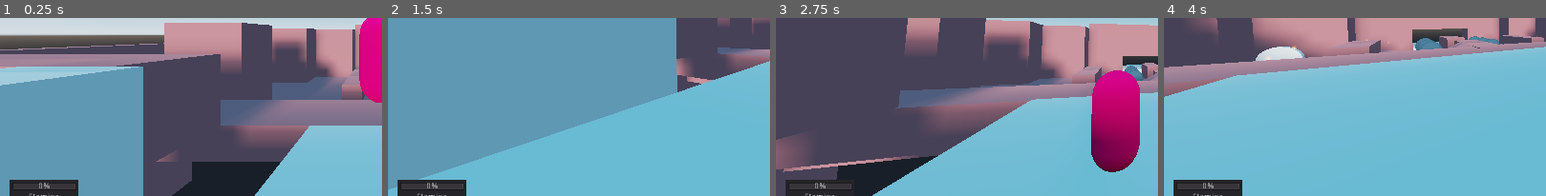
Above: before the commit, frames 1-4 (left to right).
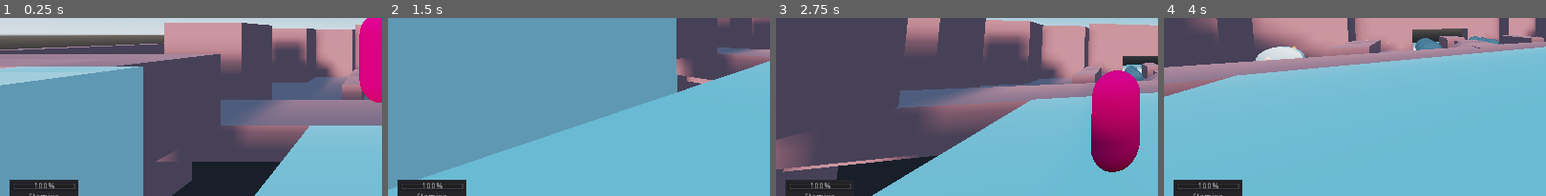
Above: after the commit, the same moments.

Repository: DeerTears/Keep-Away-Game
Game: Godot game, scene res://levels/romping.tscn
Same seed, same stepped clock (60 frames per second), same inputs: the game is played once before the commit and once after it.
Inputs (mouse positions are % of the whole screen's width and height, from its top left):
- Up to frame 1 (0.25 s): no input
- Up to frame 2 (1.5 s): move the mouse to (55, 50) at 0.52 s; tap Enter at 1.25 s; move the mouse to (45, 50) at 1.27 s
- Up to frame 3 (2.75 s): tap Space at 2 s; move the mouse to (52, 48) at 2.02 s
- Up to frame 4 (4 s): move the mouse to (49, 52) at 2.77 s; move the mouse to (57, 51) at 3.52 s
The pictures show only the part of the screen within x 0-50%, y 45-95%; the shares and areas given below are measured in that part.

The runs differ from the first frame. In frame 1, 0.2% of the frame differs, in the area x 3-20%, y 92-96%; in frame 2, 0.2%; in frame 3, 0.2%; in frame 4, 0.2%.

Commit message:
add stamina depletion on attack

Diff:
--- a/scripts/hud.gd
+++ b/scripts/hud.gd
@@ -11,3 +11,6 @@
 
 func update_score(amount:int):
 	score_label.text = "%03d" % [amount]
+
+func update_stamina(amount:float):
+	stamina_bar.value = amount
--- a/scripts/playermove.gd
+++ b/scripts/playermove.gd
@@ -1,14 +1,14 @@
 extends KinematicBody
 
 signal score_changed
+signal stamina_changed
 
 # overview:
 
 # NON-STANDARD FUNCTIONS
 # playing impact sounds
 # teleporting self
-# dying, living
-# taking damage
+# taking hits
 # enabling input
 
 onready var head = $Head
@@ -29,11 +29,13 @@
 var look_device = InputEventMouseMotion # todo: test with Joypads
 
 # combat statistics
-var max_health = 100
-var health = 100
+var max_stamina = 100
+var stamina = 100
+var attack_cost_to_stamina = 5
 var push_strength = 8
 var attack_windup_time = 0.1
 var attack_cooldown_time = 0.4
+
 
 # movement statistics
 var speed = 5
@@ -90,10 +92,11 @@
 		rotate_y(deg2rad(-event.relative.x * look_sensitivity))
 		head.rotate_x(deg2rad(-event.relative.y * look_sensitivity))
 		head.rotation.x = clamp(head.rotation.x, deg2rad(-90), deg2rad(90))
-	if attack_cooldown.is_stopped() and attack_windup.is_stopped() and movement_enabled:
+	if attack_cooldown.is_stopped() and attack_windup.is_stopped() and movement_enabled and stamina != 0:
 		if event.is_action_pressed("attack_%s" % [player_number]):
 			attack_windup.start()
 			sound_swoosh.play()
+			stamina -= attack_cost_to_stamina
 
 func _physics_process(delta):
 	direction = Vector3()
@@ -145,6 +148,11 @@
 	movement.y = gravity_vec.y
 	move_and_slide(movement, Vector3.UP)
 
+func _process(delta):
+	# update hud
+	emit_signal("stamina_changed", stamina)
+	pass
+
 func play_impact_sound(impact_type:String):
 	var random_pitch = rand_range(0.8,1.2)
 	match impact_type:
@@ -171,21 +179,21 @@
 		return
 	sound_teleport.play()
 
-func die():
+func knockout():
 	speed = 0
 	camera_height = -0.55
 	translate_offset = Vector3(0,camera_height,0)
 	respawn_timer.start()
 
-func live():
+func recover():
 	speed = 5
 	camera_height = 0.55
 	translate_offset = Vector3(0,camera_height,0)
 
-func take_damage(_health:int):
-	health -= _health
-	if health <= 0:
-		die()
+func take_hit(_stamina:int):
+	stamina -= _stamina
+	if stamina <= 0:
+		knockout()
 
 func enable_input(_true:bool):
 	movement_enabled = _true
--- a/scripts/playerstats.gd
+++ b/scripts/playerstats.gd
@@ -19,10 +19,14 @@
 	kinematic.look_device = detected_devices[player_number]
 	Input.set_mouse_mode(Input.MOUSE_MODE_CAPTURED)
 	kinematic.connect("score_changed",self,"change_score")
+	kinematic.connect("stamina_changed",self,"update_stamina_label")
 
 func change_score(amount:int): # refactor: unify "change" vs. "set"
 	GameInfo.add_score(player_number, amount)
 	hud.update_score(GameInfo.p0_score)
+
+func update_stamina_label(amount:float):
+	hud.update_stamina(amount)
 
 func reset_score_label():
 	hud.update_score(0)
